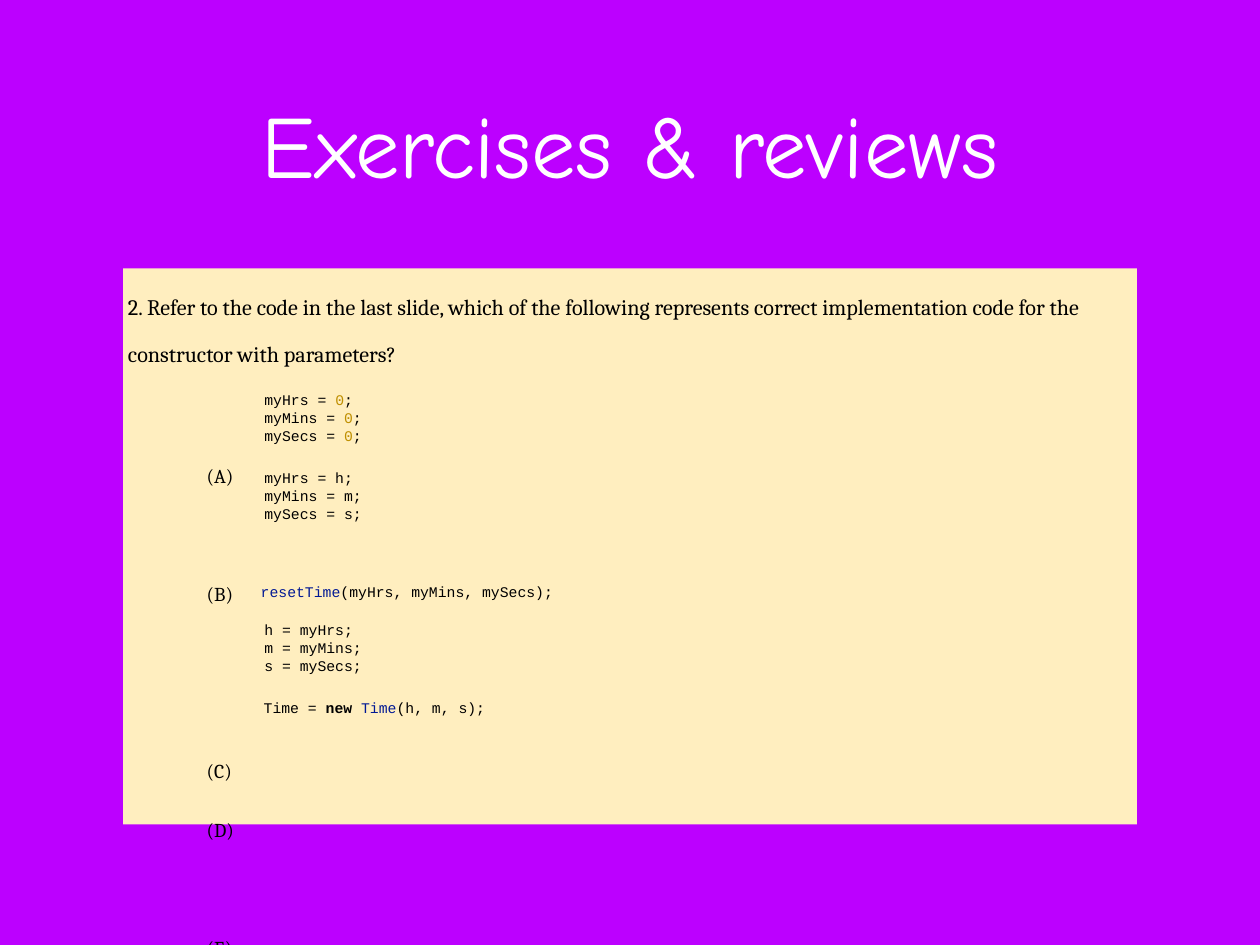
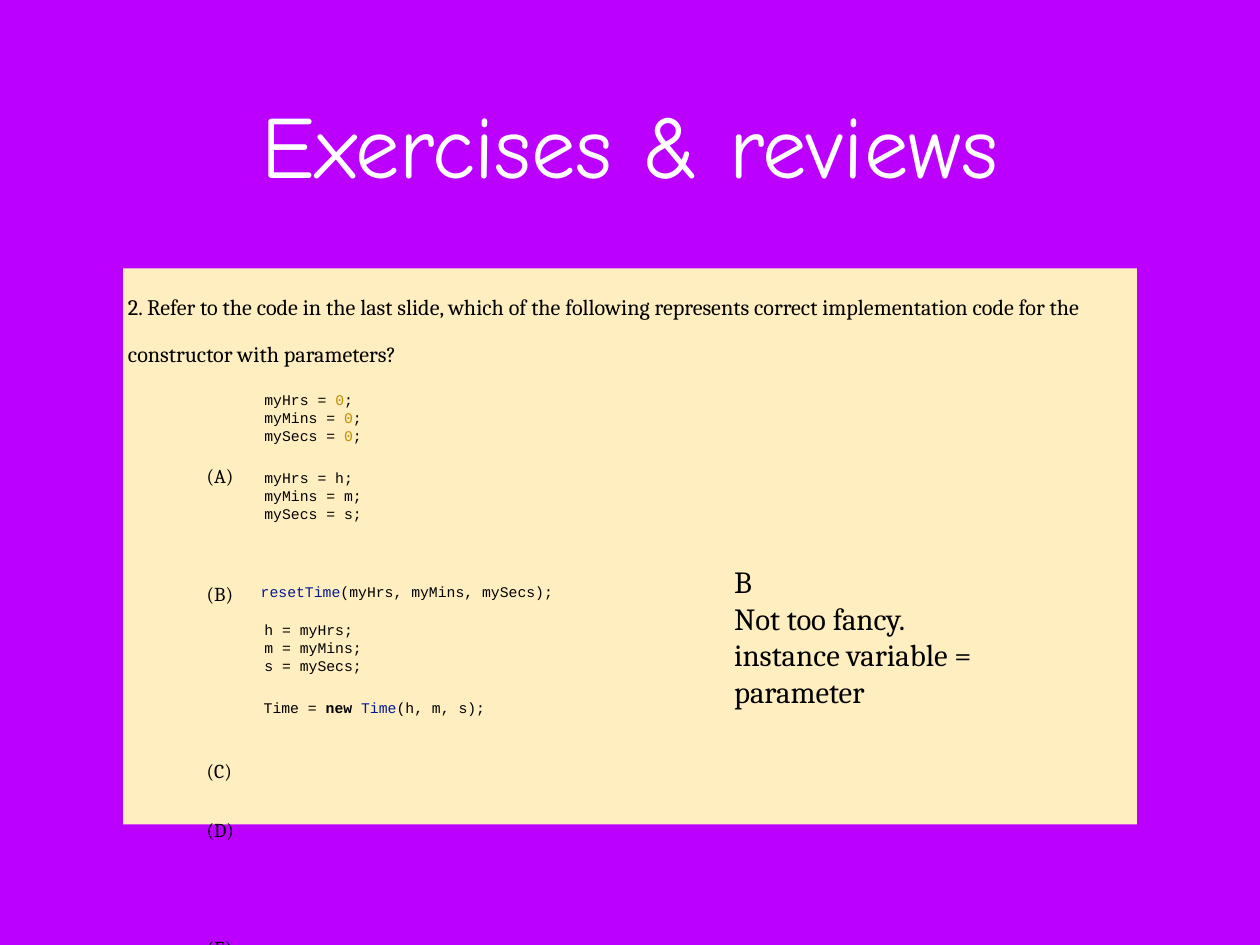
Before and after one commit to difficultcho/AP-A-2018.01.27--, a slide deck: slide 129 of AP计算机A-2018.01.27-张淼.pptx (slide 128 before the commit). Drawn at 1260x945 pixels with LibreOffice and Linux fonts; fonts in the diff are those of the drawing; background and template pictures are left out. Boxes give left, top, right and bottom in pixels: in the first picture for what was removed or moved away, otherwise in the second. Text is boxed around its words. In the diff, an @@ line names an element or a change of style, - is before the commit and + after.

```diff
--- a/AP计算机A-2018.01.27-张淼.pptx
+++ b/AP计算机A-2018.01.27-张淼.pptx
@@ text added at [734, 572, 948, 710], 25 pt, text #000000 @@
+B
+Not too fancy.
+instance variable = parameter
```
Also in this commit, not shown: 25 other slides changed, 1 slide added.
